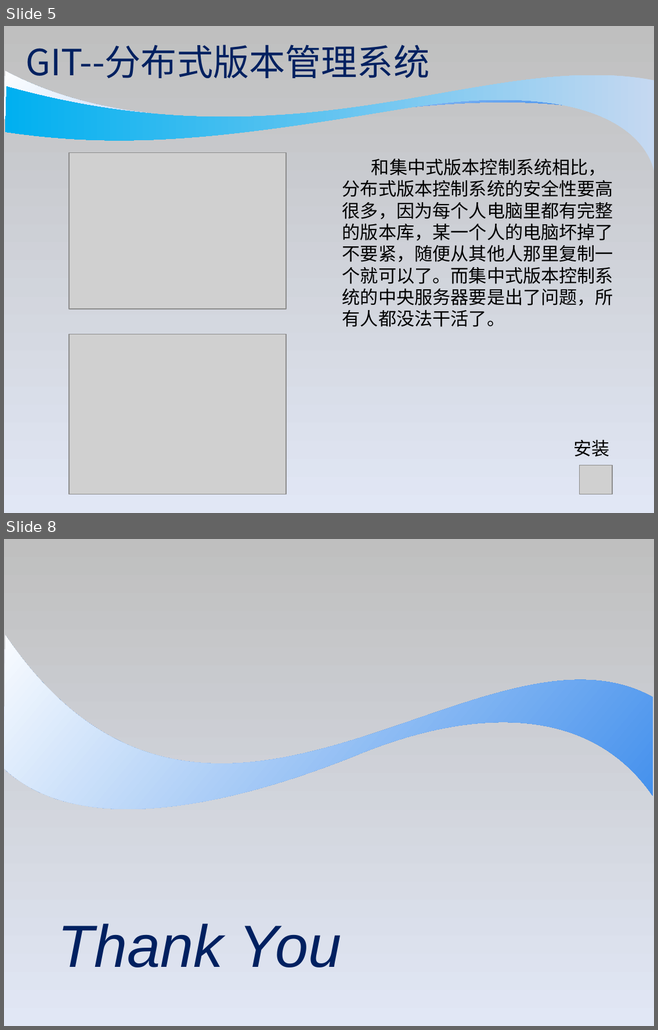
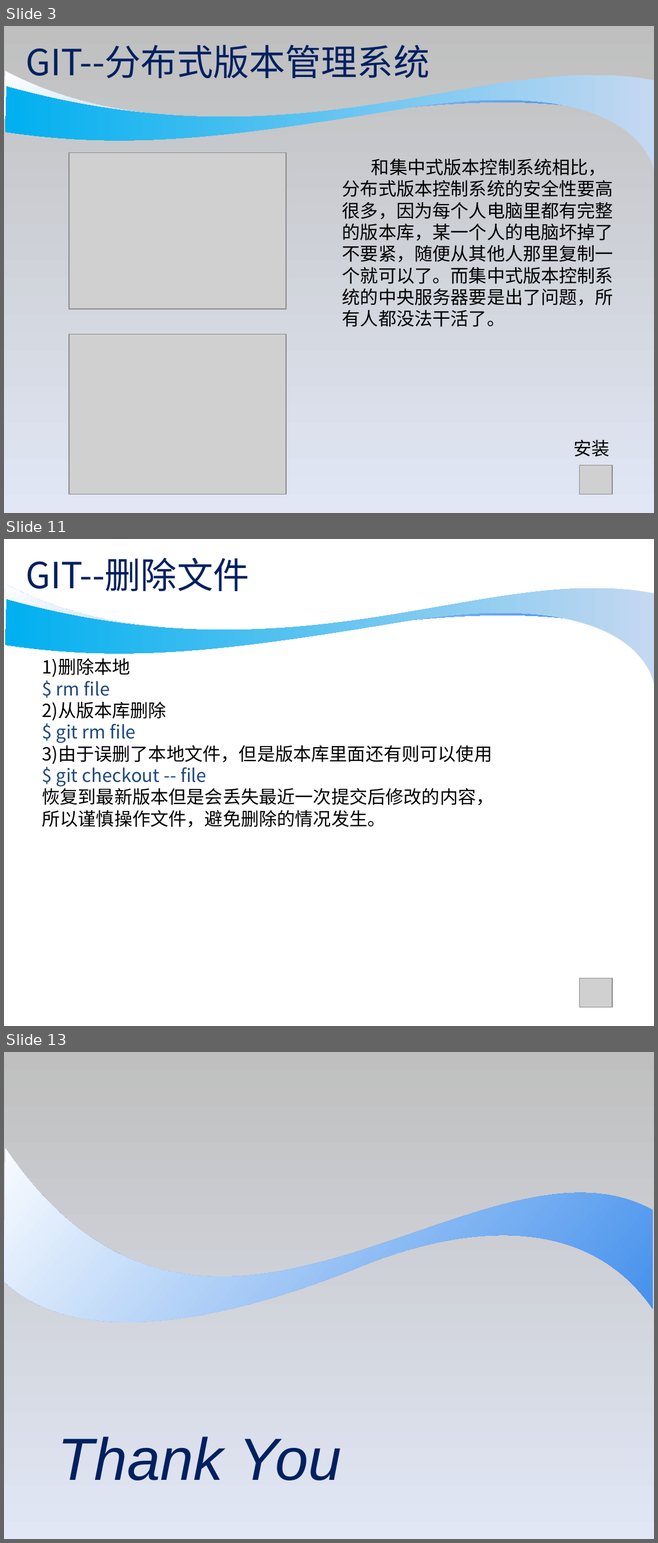
Before and after one commit to wobushixianyu/GitSkillSharing, a slide deck: git_skill_sharing.ppt. Shown one above the other, each under a label of ours: slides 5 and 8 before the commit, slides 3, 11 and 13 after it; the slides between them are not shown. The pictures are 658x1030 and 658x1543 pixels, drawn with LibreOffice and Linux fonts; fonts in the diff are those of the drawing; grey boxes stand for pictures; background and template pictures are left out. Boxes give left, top, right and bottom in pixels: in the first picture for what was removed or moved away, otherwise in the second. Text is boxed around its words. In the diff, an @@ line names an element or a change of style, - is before the commit and + after.

```diff
--- a/git_skill_sharing.ppt
+++ b/git_skill_sharing.ppt
@@ slide 11 added at bbox=[4, 539, 654, 1026], background #FFFFFF; not listed: 2 template elements that a slide beside it also shows @@
@@ title added at bbox=[25, 558, 249, 597], 40 pt, text #002060 @@
+GIT--删除文件
@@ text added at bbox=[42, 658, 494, 827], 20 pt, text #000000 @@
+1)删除本地
+$ rm file
+2)从版本库删除
+$ git rm file
+3)由于误删了本地文件，但是版本库里面还有则可以使用
+$ git checkout -- file
+恢复到最新版本但是会丢失最近一次提交后修改的内容，
+所以谨慎操作文件，避免删除的情况发生。
@@ picture added at bbox=[579, 978, 611, 1008] @@
@@ what was slide 5 is now slide 3 @@
@@ what was slide 8 is now slide 13 @@
```
Also in this commit, not shown: 4 slides changed, 5 other slides added, 1 slide removed.
